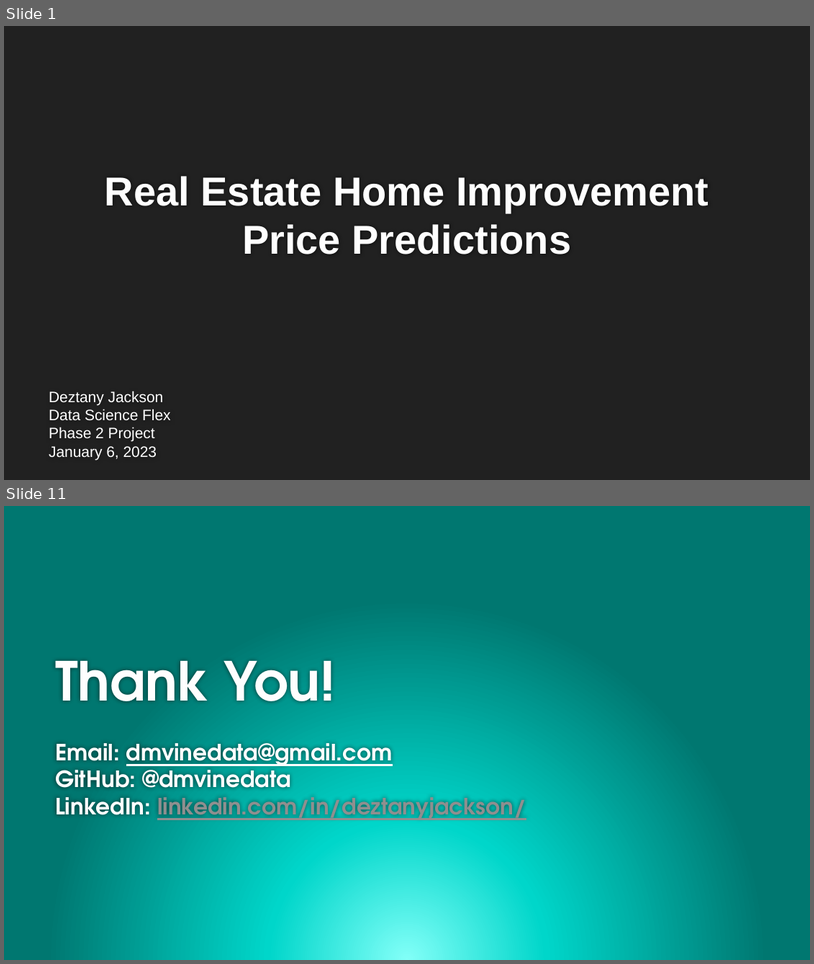
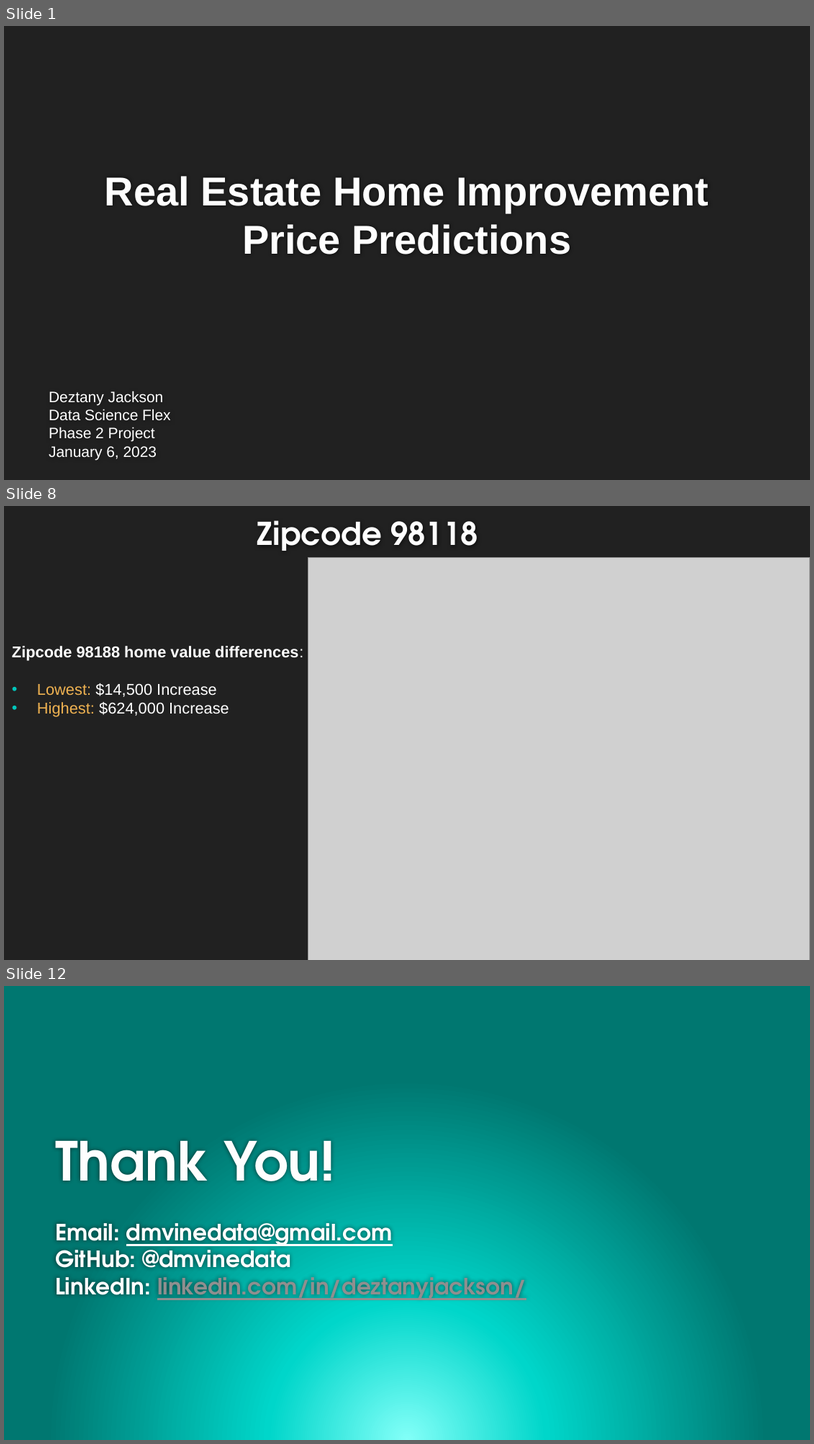
Before and after one commit to Dmvinedata/dsc-phase-2-project-v2-3, a slide deck: Phase2_Project_Presentation_DJackson.pptx. Shown one above the other, each under a label of ours: slides 1 and 11 before the commit, slides 1, 8 and 12 after it; the slides between them are not shown. The pictures are 814x964 and 814x1444 pixels, drawn with LibreOffice and Linux fonts; fonts in the diff are those of the drawing; grey boxes stand for pictures; background and template pictures are left out. Boxes give left, top, right and bottom in pixels: in the first picture for what was removed or moved away, otherwise in the second. Text is boxed around its words. In the diff, an @@ line names an element or a change of style, - is before the commit and + after.

```diff
--- a/Phase2_Project_Presentation_DJackson.pptx
+++ b/Phase2_Project_Presentation_DJackson.pptx
@@ slide 8 added at (x1=4, y1=506, x2=810, y2=960), background #212121 @@
@@ title added at (x1=257, y1=520, x2=478, y2=559), 28 pt, text #FEFEFE, bold @@
+Zipcode 98118
@@ picture added at (x1=308, y1=558, x2=810, y2=960) @@
@@ text added at (x1=12, y1=646, x2=304, y2=717), 14 pt, text #FFFFFF @@
+Zipcode 98188 home value differences:
+• Lowest: $14,500 Increase
+• Highest: $624,000 Increase
@@ what was slide 11 is now slide 12 @@
```
Also in this commit, not shown: 7 slides changed, 2 other slides added, 2 slides removed, 9 other files.
